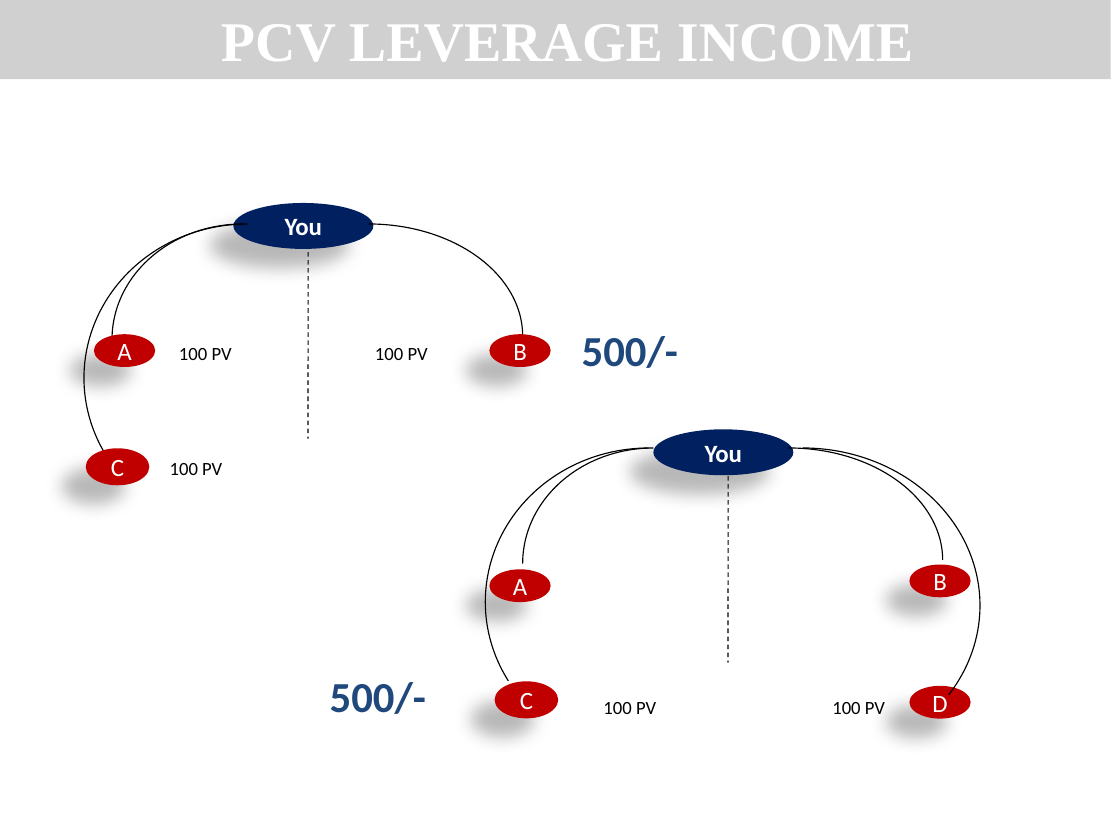
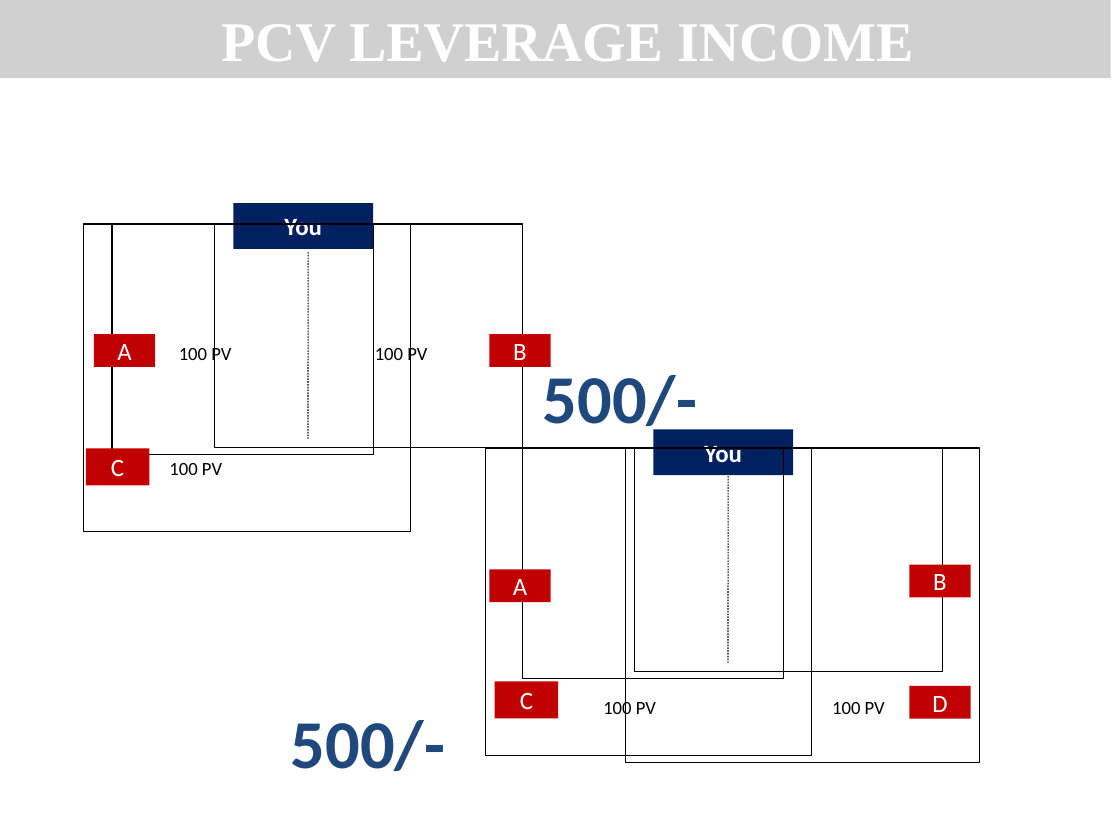
Before and after one commit to gowrav-vishwakarma/alcl, a slide deck: slide 9 of matter/alcl.ppt. Drawn at 1120x840 pixels with LibreOffice and Linux fonts; fonts in the diff are those of the drawing; grey boxes stand for pictures. Boxes give left, top, right and bottom in pixels: in the first picture for what was removed or moved away, otherwise in the second. Text is boxed around its words. In the diff, an @@ line names an element or a change of style, - is before the commit and + after.

```diff
--- a/matter/alcl.ppt
+++ b/matter/alcl.ppt
@@ arc (boxed as its full ellipse) removed at bbox=[84, 224, 411, 532] @@
@@ rectangle added at bbox=[84, 224, 411, 532], outline #000000 0.74 pt @@
@@ arc (boxed as its full ellipse) removed at bbox=[112, 224, 373, 455] @@
@@ rectangle added at bbox=[112, 224, 373, 455], outline #000000 0.74 pt @@
@@ arc (boxed as its full ellipse) removed at bbox=[215, 224, 523, 448] @@
@@ rectangle added at bbox=[215, 224, 523, 448], outline #000000 0.74 pt @@
@@ line (308, 252) - (308, 439): stroke #000000 0.75 pt dashed to #000000 0.74 pt @@
@@ text "500/-" at bbox=[543, 366, 697, 439]: size 27.5 to 44 pt; line spacing 0.8 to 1 @@
@@ arc (boxed as its full ellipse) removed at bbox=[485, 448, 812, 756] @@
@@ rectangle added at bbox=[485, 448, 812, 756], outline #000000 0.74 pt @@
@@ arc (boxed as its full ellipse) removed at bbox=[523, 448, 784, 679] @@
@@ rectangle added at bbox=[523, 448, 784, 679], outline #000000 0.74 pt @@
@@ arc (boxed as its full ellipse) removed at bbox=[625, 448, 980, 763] @@
@@ rectangle added at bbox=[625, 448, 980, 763], outline #000000 0.74 pt @@
@@ arc (boxed as its full ellipse) removed at bbox=[635, 448, 943, 672] @@
@@ rectangle added at bbox=[635, 448, 943, 672], outline #000000 0.74 pt @@
@@ line (728, 476) - (728, 663): stroke #000000 0.75 pt dashed to #000000 0.74 pt @@
@@ text "500/-" at bbox=[291, 720, 445, 771]: size 27.5 to 44 pt; line spacing 0.8 to 1 @@
@@ ellipse to rectangle; shadow off in 9 elements at bbox=[233, 203, 373, 249], bbox=[94, 334, 156, 366], bbox=[489, 334, 551, 366], bbox=[86, 448, 150, 485], bbox=[653, 429, 793, 475], bbox=[489, 569, 551, 601], bbox=[909, 564, 971, 597], bbox=[495, 681, 559, 718], bbox=[909, 685, 971, 718] @@
@@ 3 texts: place and size @@
-3 texts at bbox=[179, 348, 656, 714]
+3 texts at bbox=[179, 344, 656, 720]
```
Also in this commit, not shown: 16 other slides changed, 7 other files.
